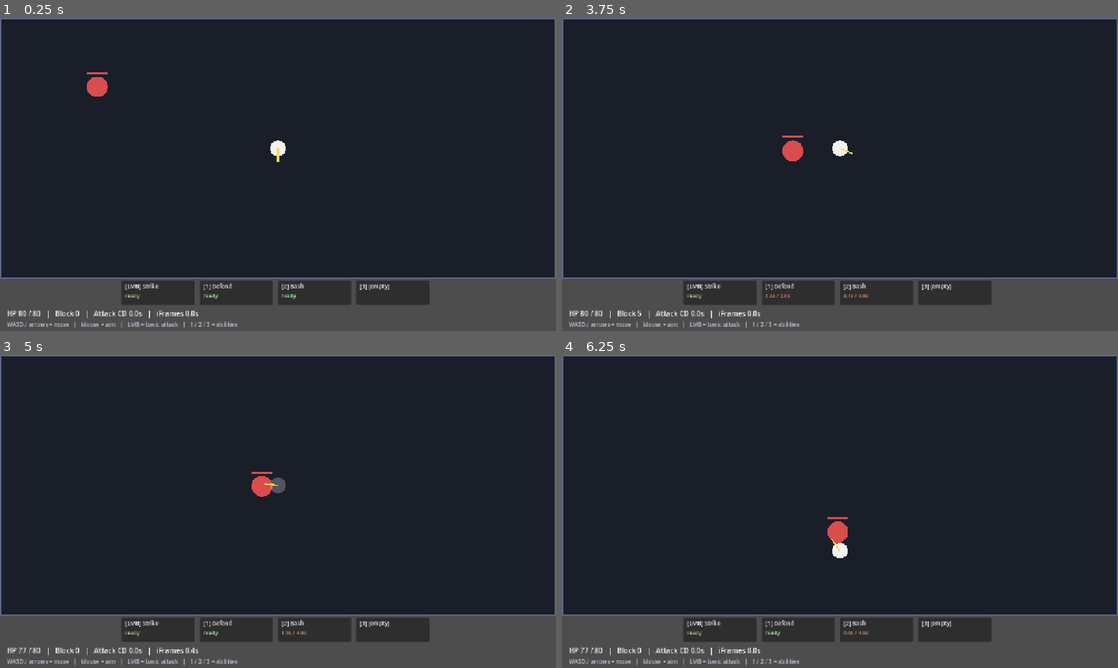
Above: before the commit, frames 1-4 (two rows, left to right).
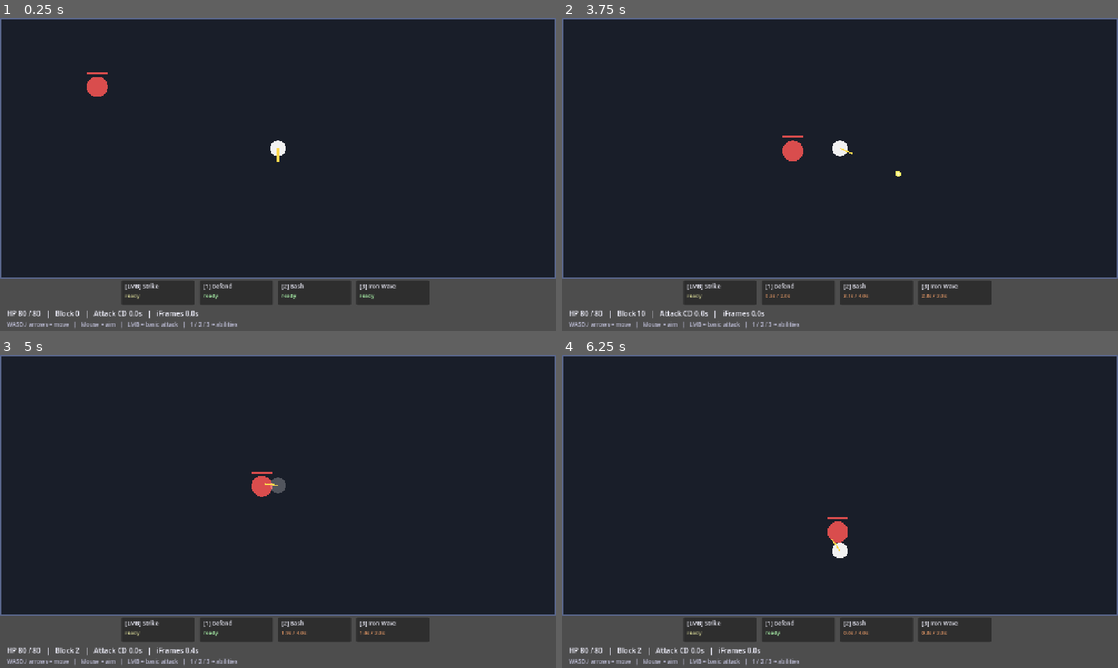
Above: after the commit, the same moments.

Repository: batsling/Roguelike-like
Game: Godot game, scene res://scenes/action/ActionCombat.tscn
Same seed, same stepped clock (60 frames per second), same inputs: the game is played once before the commit and once after it. This scene is started directly instead of the project's main scene.
Inputs (mouse positions are in pixels of both pictures, inside the frame that each line leads up to):
- Up to frame 1 (0.25 s): no input
- Up to frame 2 (3.75 s): tap Enter at 0.5 s; move the mouse to (962, 158) at 0.52 s; hold N (move_downright) 0.53-1.28 s; hold , (pickup) 0.53-1.28 s; click (962, 158) at 0.67 s; move the mouse to (728, 190) at 1.27 s; hold Down (move_down) 1.28-2.03 s; tap . (wait) at 1.35 s; move the mouse to (895, 105) at 2.02 s; hold N (move_downright) 2.03-2.78 s; hold 1 2.03-2.78 s; move the mouse to (812, 237) at 2.77 s; hold Up (move_up) 2.78-3.53 s; tap 2 at 2.85 s; click (812, 237) at 2.92 s; move the mouse to (1006, 221) at 3.52 s; hold B (move_downleft) from 3.53 s (still down); hold 3 from 3.53 s (still down)
- Up to frame 3 (5 s): keep holding B (move_downleft); move the mouse to (111, 464) at 4.27 s; release 3 at 4.28 s; tap E at 4.35 s
- Up to frame 4 (6.25 s): move the mouse to (867, 511) at 5.02 s; release B (move_downleft) at 5.03 s; hold Down (move_down) 5.03-5.78 s; tap R at 5.1 s; click (867, 511) at 5.17 s; move the mouse to (756, 433) at 5.77 s; hold N (move_downright) from 5.78 s (still down); tap , (pickup) at 5.85 s

The runs differ from the first frame. In frame 1, less than 0.1% of the frame differs, in the area x 64-72%, y 85-90%; in frame 2, 0.4%, in the area x 13-72%, y 48-96%; in frame 3, 0.1%; in frame 4, 0.1%.

Commit message:
Action: player ranged abilities spawn projectiles
Ranged-tagged cards no longer hit-scan the nearest enemy on cast.
They now spawn a projectile from the player that flies toward the
mouse cursor at 620 px/s, hits the first enemy it overlaps, applies
every enemy-targeted effect on the originating card to that enemy,
and despawns. Self-targeted effects (block / heal / self status) on
the same card still resolve at cast time so a card like Iron Wave
("gain 5 block, deal 5 ranged damage") still gives the block
immediately.

ActionCombat additions:
- projectiles: Array of Dictionary {pos, velocity, owner, radius,
  color, lifetime, card}
- _process_projectiles ticks position + lifetime + bounds and hits
- _spawn_player_projectile spawns from the player's mouth at
  player_facing * speed, carrying the originating CardData so the
  on-hit handler can read effects
- _on_player_projectile_hit walks the card's enemy-targeted dmg and
  status effects and applies them all to the hit instance
  (Persistence bonus to debuffs preserved)
- _draw renders each projectile as a colored circle with a lightened
  core

Resolution dispatch:
- _resolve_card_effects now checks _card_has_ranged_damage; if true,
  _apply_self_effects runs the self bits at cast time and
  _spawn_player_projectile handles the rest.
- Otherwise the existing cone-based melee path runs unchanged.

Card data:
- iron_wave.tres tagged damage_type "ranged" on both base and upgraded
  forms (matches its JS description "Deal X Dmg Ranged")

Standalone bootstrap:
- ActionCombat run-from-editor path appends Iron Wave to the test
  deck so the auto-picked loadout has a ranged ability the user can
  fire to verify projectiles work.

Shooter enemies that fire projectiles back at the player land in the
next commit.

https://claude.ai/code/session_01BhBmjNXXcGCygponw3XEvB

Diff:
--- a/godot/data/cards/iron_wave.tres
+++ b/godot/data/cards/iron_wave.tres
@@ -18,7 +18,8 @@
 }, {
 "type": "dmg",
 "value": 5,
-"target": "enemy"
+"target": "enemy",
+"damage_type": "ranged"
 }]
 tags = PackedStringArray()
 source_game = "Slay the Spire"
@@ -34,5 +35,6 @@
 }, {
 "type": "dmg",
 "value": 7,
-"target": "enemy"
+"target": "enemy",
+"damage_type": "ranged"
 }]
--- a/godot/scripts/action/ActionCombat.gd
+++ b/godot/scripts/action/ActionCombat.gd
@@ -52,6 +52,16 @@
 const ABILITY_MELEE_RANGE := 110.0      # slightly longer than basic
 const ABILITY_MELEE_ANGLE_DEG := 110.0  # slightly wider than basic
 const ABILITY_AOE_RADIUS := 140.0
+
+# Projectile tuning (player-fired ranged abilities).
+const PLAYER_PROJECTILE_SPEED := 620.0
+const PLAYER_PROJECTILE_RADIUS := 7.0
+const PLAYER_PROJECTILE_LIFETIME := 2.0
+const PLAYER_PROJECTILE_COLOR := Color(1.0, 0.95, 0.4)
+
+# Live projectiles (player- and enemy-owned). Each entry is a
+# Dictionary: {pos, velocity, owner, radius, color, lifetime, ...}
+var projectiles: Array = []
 
 @onready var _hp_label: Label = $HPLabel
 @onready var _hint_label: Label = $HintLabel
@@ -70,6 +80,11 @@
 			GameState.reset_run()
 			GameState.apply_character(ironclad)
 			GameState.set_current_game(&"hades")
+		# Add Iron Wave to the deck so the auto-picked loadout has a
+		# ranged ability to test the projectile system with.
+		var iw: CardData = Data.get_card(&"iron_wave")
+		if iw != null:
+			GameState.deck.append(CardInstance.from_data(iw))
 	if enemies_to_spawn.is_empty():
 		enemies_to_spawn = [&"walker"]
 
@@ -190,6 +205,7 @@
 		ability_cooldowns[i] = maxf(0.0, ability_cooldowns[i] - delta)
 	_process_player_input(delta)
 	_process_enemies(delta)
+	_process_projectiles(delta)
 	_check_combat_end()
 	_refresh_hud()
 	_refresh_slot_bar()
@@ -304,9 +320,19 @@
 	return 2.0 * float(maxi(0, card.cost)) + float(card.rarity)
 
 func _resolve_card_effects(card: CardData) -> void:
-	# Acquire target lists ONCE based on the card's targeting fields,
-	# then walk the effects so every effect on the same card hits the
-	# same set of enemies (no per-effect "pick nearest again" drift).
+	# Cards with any ranged-typed damage effect resolve via a
+	# projectile that carries every enemy-targeted effect on the card.
+	# Self-targeted effects (block / heal / self status) still apply at
+	# cast time.
+	if _card_has_ranged_damage(card):
+		_apply_self_effects(card)
+		_spawn_player_projectile(card)
+		return
+
+	# Otherwise melee/default resolution: acquire target lists ONCE
+	# based on the card's targeting fields, then walk the effects so
+	# every effect on the same card hits the same set of enemies (no
+	# per-effect "pick nearest again" drift).
 	var cone_targets: Array = []
 	var aoe_targets: Array = []
 	var needs_cone := false
@@ -340,6 +366,29 @@
 			_:
 				pass
 
+func _card_has_ranged_damage(card: CardData) -> bool:
+	for effect in card.effects:
+		if String(effect.get("type", "")) == "dmg" and String(effect.get("damage_type", "melee")) == "ranged":
+			return true
+	return false
+
+func _apply_self_effects(card: CardData) -> void:
+	# Used by the ranged path so block / heal / self statuses still
+	# fire even though the damage is in flight.
+	for effect in card.effects:
+		var tgt: String = String(effect.get("target", ""))
+		if tgt != "self" and tgt != "player":
+			continue
+		var t: String = String(effect.get("type", ""))
+		match t:
+			"block":
+				_gain_block(int(effect.get("value", 0)))
+			"heal":
+				_resolve_heal_self(int(effect.get("value", 0)))
+			"status":
+				var status: StringName = StringName(String(effect.get("status", "")))
+				player_actor.add_status(status, int(effect.get("stacks", 0)))
+
 func _apply_damage_effect(effect: Dictionary, tgt: String, cone_targets: Array, aoe_targets: Array) -> void:
 	var value: int = int(effect.get("value", 0))
 	var dmg_type: String = String(effect.get("damage_type", "melee"))
@@ -419,6 +468,75 @@
 	if amt <= 0:
 		return
 	player_actor.block = mini(player_max_block, player_actor.block + amt)
+
+# ---------------------------------------------------------------------------
+# Projectiles
+# ---------------------------------------------------------------------------
+
+func _spawn_player_projectile(card: CardData) -> void:
+	var proj: Dictionary = {
+		"pos": player_pos + player_facing * (PLAYER_RADIUS + 4.0),
+		"velocity": player_facing * PLAYER_PROJECTILE_SPEED,
+		"owner": "player",
+		"radius": PLAYER_PROJECTILE_RADIUS,
+		"color": PLAYER_PROJECTILE_COLOR,
+		"lifetime": PLAYER_PROJECTILE_LIFETIME,
+		"card": card,
+	}
+	projectiles.append(proj)
+
+func _process_projectiles(delta: float) -> void:
+	var i := 0
+	while i < projectiles.size():
+		var p: Dictionary = projectiles[i]
+		p.pos += p.velocity * delta
+		p.lifetime -= delta
+
+		var consumed := false
+		if String(p.owner) == "player":
+			for inst in enemies:
+				if not inst.actor.is_alive():
+					continue
+				if p.pos.distance_to(inst.pos) <= p.radius + inst.data.size:
+					_on_player_projectile_hit(p, inst)
+					consumed = true
+					break
+		# Out of bounds or expired
+		if p.pos.x < -32 or p.pos.x > ARENA_W + 32 or p.pos.y < -32 or p.pos.y > ARENA_H + 32:
+			consumed = true
+		if p.lifetime <= 0.0:
+			consumed = true
+
+		if consumed:
+			projectiles.remove_at(i)
+		else:
+			i += 1
+
+func _on_player_projectile_hit(p: Dictionary, inst: Dictionary) -> void:
+	var card: CardData = p.get("card")
+	if card == null:
+		return
+	# Apply every enemy-targeted effect (dmg + status) to the hit
+	# enemy so multi-effect ranged cards (e.g., "deal X + apply Y")
+	# all resolve on the same victim.
+	var pers: int = player_actor.get_status(&"persistence")
+	var debuffs := [&"vulnerable", &"weak", &"frail", &"poison", &"burn"]
+	for effect in card.effects:
+		var tgt: String = String(effect.get("target", ""))
+		if tgt != "enemy":
+			continue
+		var t: String = String(effect.get("type", ""))
+		match t:
+			"dmg":
+				var value: int = int(effect.get("value", 0))
+				var dmg_type: String = String(effect.get("damage_type", "melee"))
+				_deal_damage_to_enemy(inst, value, dmg_type)
+			"status":
+				var status: StringName = StringName(String(effect.get("status", "")))
+				var stacks: int = int(effect.get("stacks", 0))
+				if stacks > 0 and status != &"":
+					var amt: int = stacks + (pers if status in debuffs else 0)
+					inst.actor.add_status(status, amt)
 
 # ---------------------------------------------------------------------------
 # Slot-bar UI (bottom-of-screen ability strip)
@@ -579,6 +697,13 @@
 	# Facing line
 	draw_line(player_pos, player_pos + player_facing * (PLAYER_RADIUS + 14), Color(1.0, 0.85, 0.3), 3.0)
 
+	# Projectiles (rendered last so they're on top)
+	for p in projectiles:
+		var pcol: Color = p.get("color", Color.WHITE)
+		draw_circle(p.pos, p.radius, pcol)
+		# Inner highlight
+		draw_circle(p.pos, p.radius * 0.5, pcol.lightened(0.5))
+
 func _draw_swing_cone() -> void:
 	var half_angle: float = deg_to_rad(BASIC_ATTACK_CONE_ANGLE_DEG * 0.5)
 	var base_angle: float = player_facing.angle()
